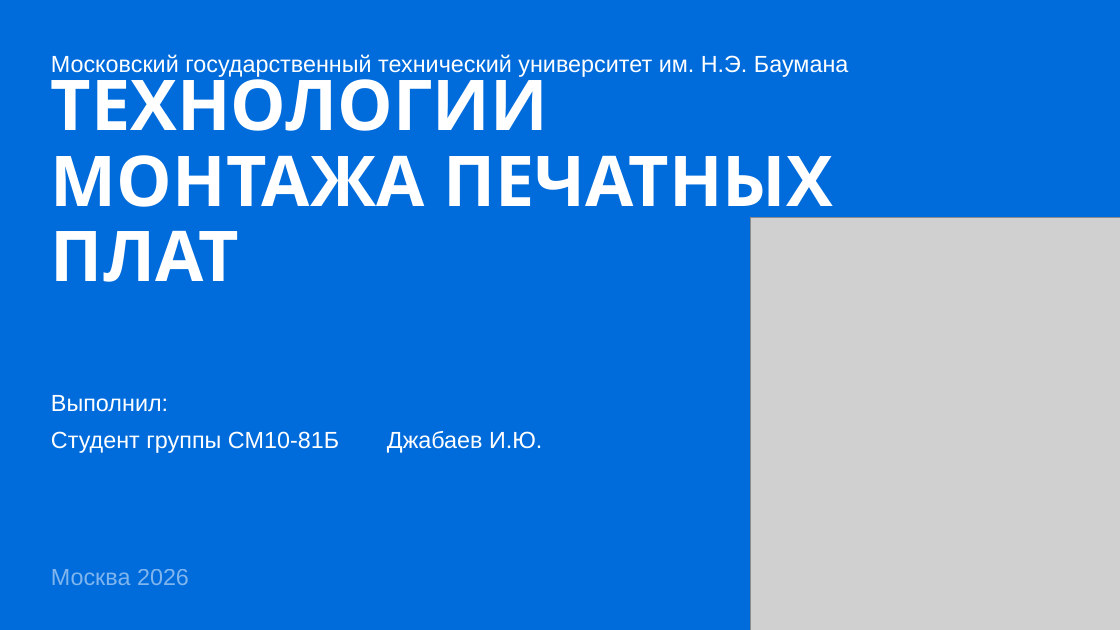
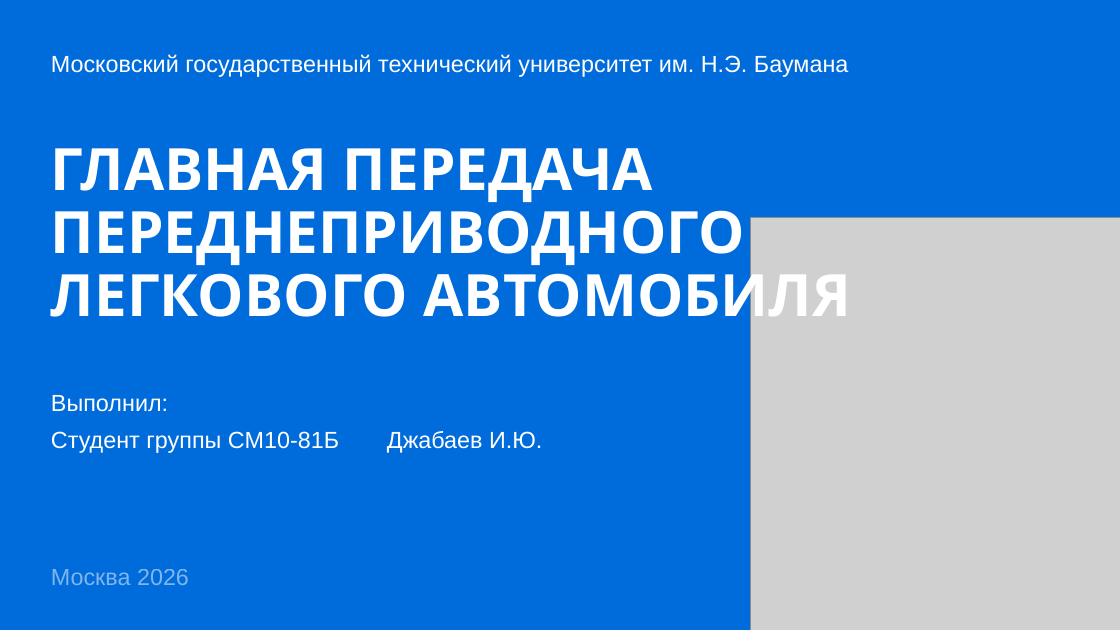
Before and after one commit to IbrahimDzheby/Diplom, a slide deck: slide 1 of МРиПЭ/Защита.pptx. Drawn at 1120x630 pixels with LibreOffice and Linux fonts; fonts in the diff are those of the drawing; grey boxes stand for pictures. Boxes give left, top, right and bottom in pixels: in the first picture for what was removed or moved away, otherwise in the second. Text is boxed around its words. In the diff, an @@ line names an element or a change of style, - is before the commit and + after.

Commit message:
Presentation was created

```diff
--- a/МРиПЭ/Защита.pptx
+++ b/МРиПЭ/Защита.pptx
@@ title at (51,148,851,331): text changed; size 60 to 50 pt @@
-ТЕХНОЛОГИИ МОНТАЖА ПЕЧАТНЫХ ПЛАТ
+ГЛАВНАЯ ПЕРЕДАЧА
+ПЕРЕДНЕПРИВОДНОГО
+ЛЕГКОВОГО АВТОМОБИЛЯ
```
Also in this commit, not shown: 10 slides added, 10 slides removed, 3 other files.
